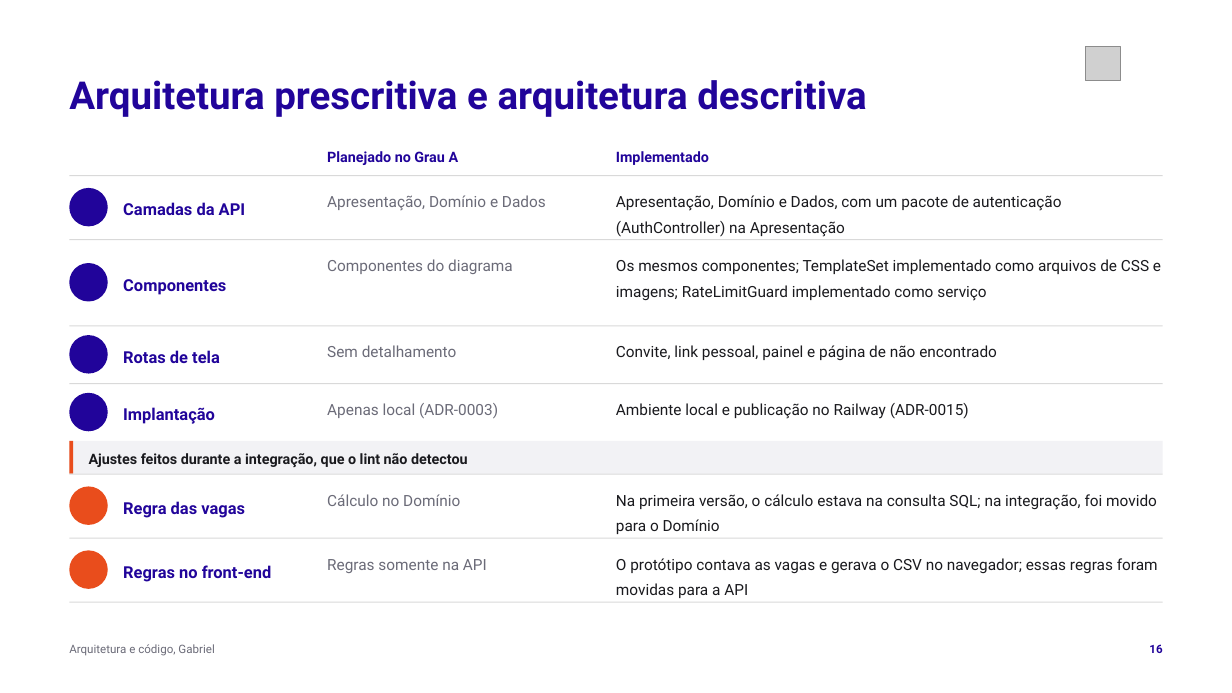
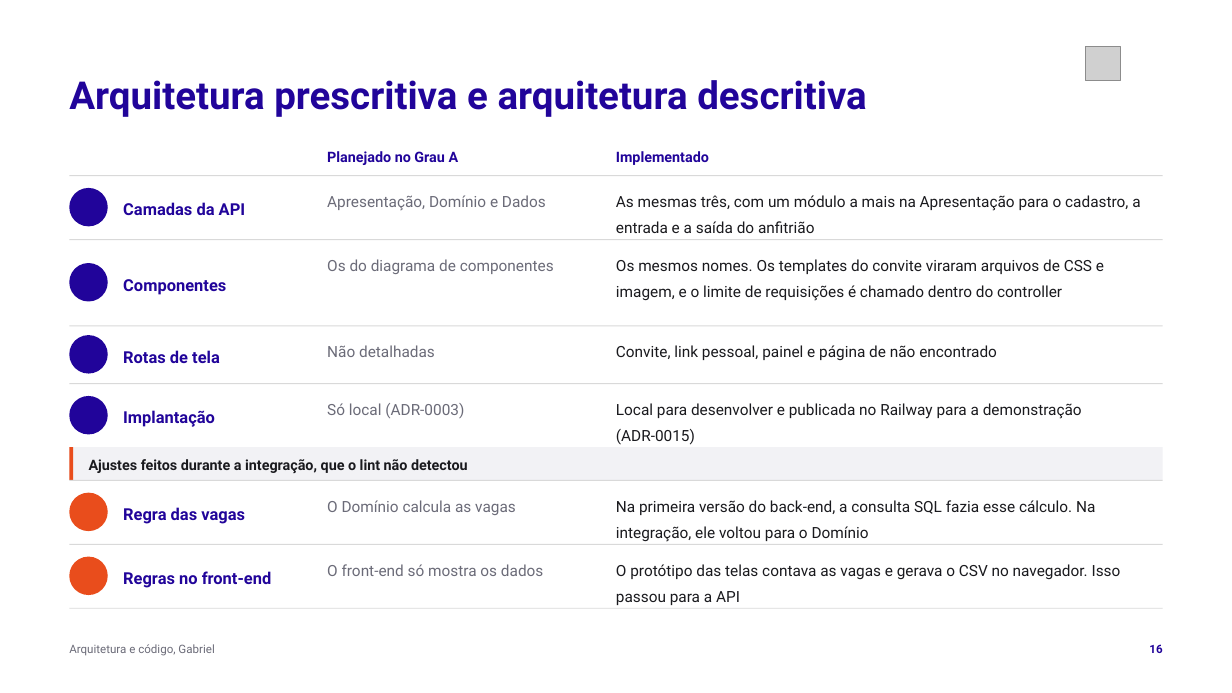
Before and after one commit to tcpassos/invite-app, a slide deck: slide 16 of trabalhos/T4-Pitch-Final.pptx. Drawn at 1232x693 pixels with LibreOffice and Linux fonts; fonts in the diff are those of the drawing; grey boxes stand for pictures; background and template pictures are left out. Boxes give left, top, right and bottom in pixels: in the first picture for what was removed or moved away, otherwise in the second. Text is boxed around its words. In the diff, an @@ line names an element or a change of style, - is before the commit and + after.

```diff
--- a/trabalhos/T4-Pitch-Final.pptx
+++ b/trabalhos/T4-Pitch-Final.pptx
@@ text at box(616, 195, 1140, 233): text changed @@
-Apresentação, Domínio e Dados, com um pacote de autenticação (AuthController) na Apresentação
+As mesmas três, com um módulo a mais na Apresentação para o cadastro, a entrada e a saída do anfitrião
@@ text at box(327, 259, 554, 274): text changed @@
-Componentes do diagrama
+Os do diagrama de componentes
@@ text at box(616, 259, 1104, 301): text changed @@
-Os mesmos componentes; TemplateSet implementado como arquivos de CSS e imagens; RateLimitGuard implementado como serviço
+Os mesmos nomes. Os templates do convite viraram arquivos de CSS e imagem, e o limite de requisições é chamado dentro do controller
@@ text at box(327, 345, 435, 357): text changed @@
-Sem detalhamento
+Não detalhadas
@@ text at box(327, 403, 464, 418): text changed @@
-Apenas local (ADR-0003)
+Só local (ADR-0003)
@@ text at box(616, 403, 1082, 445): text changed @@
-Ambiente local e publicação no Railway (ADR-0015)
+Local para desenvolver e publicada no Railway para a demonstração (ADR-0015)
@@ text at box(327, 500, 516, 515): text changed @@
-Cálculo no Domínio
+O Domínio calcula as vagas
@@ text at box(616, 500, 1095, 542): text changed @@
-Na primeira versão, o cálculo estava na consulta SQL; na integração, foi movido para o Domínio
+Na primeira versão do back-end, a consulta SQL fazia esse cálculo. Na integração, ele voltou para o Domínio
@@ text at box(327, 564, 543, 576): text changed @@
-Regras somente na API
+O front-end só mostra os dados
@@ text at box(616, 564, 1121, 605): text changed @@
-O protótipo contava as vagas e gerava o CSV no navegador; essas regras foram movidas para a API
+O protótipo das telas contava as vagas e gerava o CSV no navegador. Isso passou para a API
@@ 5 rectangles, 3 texts, 2 ellipses: place and size @@
-5 rectangles, 3 texts, 2 ellipses at box(69, 441, 1163, 603)
+5 rectangles, 3 texts, 2 ellipses at box(69, 447, 1163, 609)
```
Also in this commit, not shown: 13 other slides changed, 3 other files.
